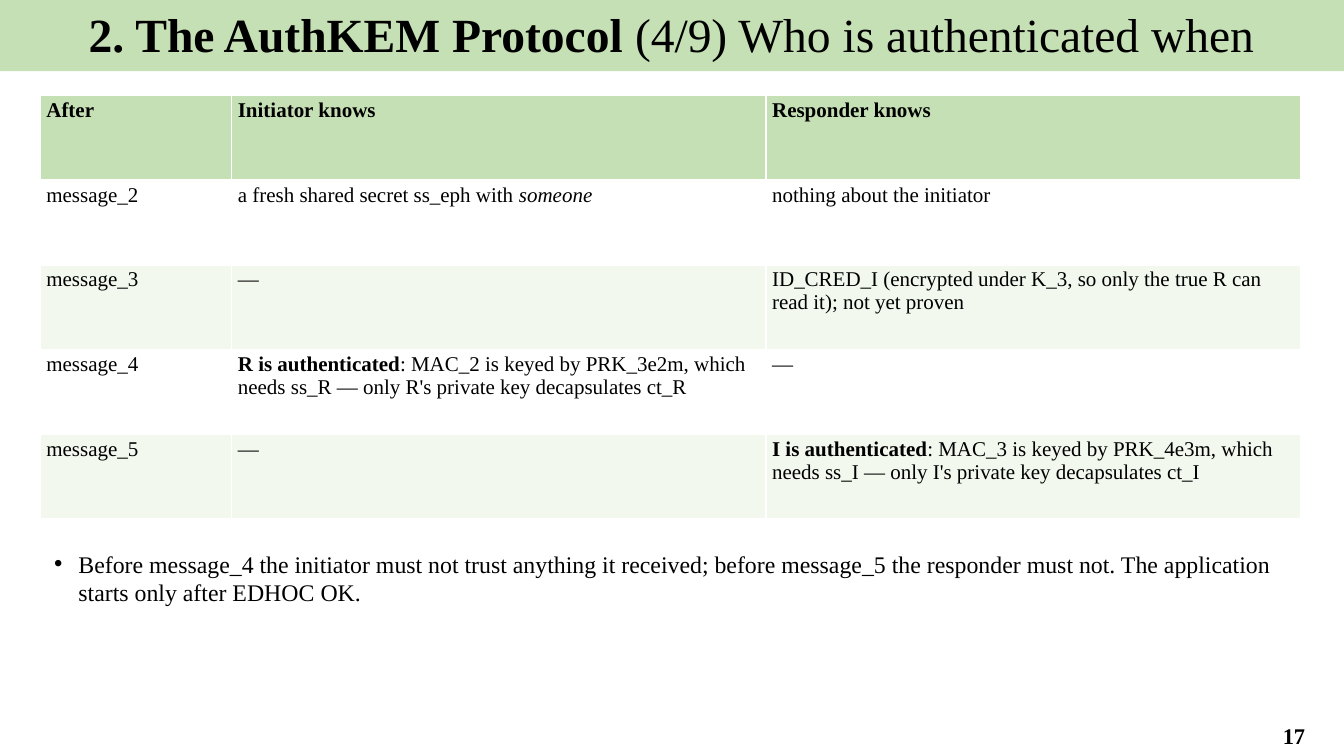
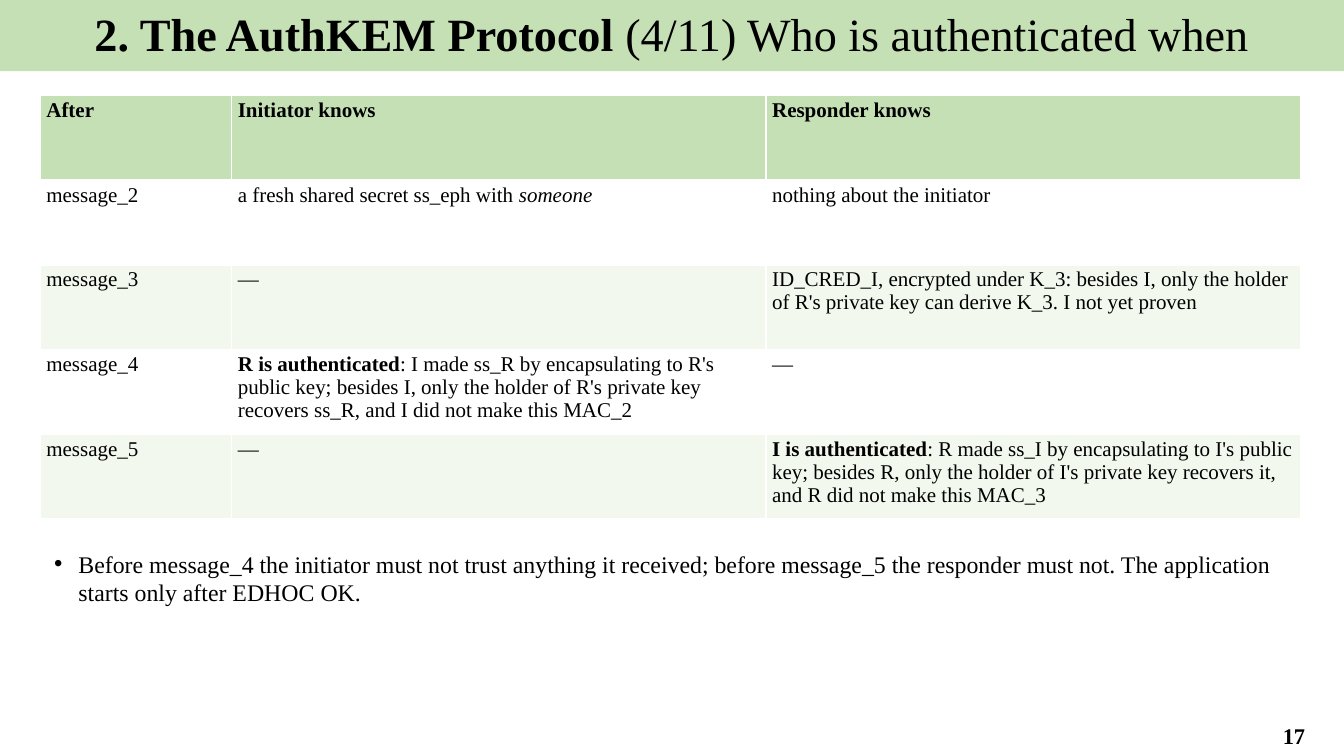
Before and after one commit to Khaiduy/chipyard-edhoc, a slide deck: slide 17 of fpga/sw/export/docs/slides/04_Post-quantum_EDHOC.pptx. Drawn at 1344x756 pixels with LibreOffice and Linux fonts; fonts in the diff are those of the drawing. Boxes give left, top, right and bottom in pixels: in the first picture for what was removed or moved away, otherwise in the second. Text is boxed around its words. In the diff, an @@ line names an element or a change of style, - is before the commit and + after.

```diff
--- a/fpga/sw/export/docs/slides/04_Post-quantum_EDHOC.pptx
+++ b/fpga/sw/export/docs/slides/04_Post-quantum_EDHOC.pptx
@@ text in rectangle at box(94, 19, 1248, 60): text changed; size 34 to 33 pt @@
-2. The AuthKEM Protocol (4/9) Who is authenticated when
+2. The AuthKEM Protocol (4/11) Who is authenticated when
@@ table at box(40, 96, 1301, 519) @@
-row 3, column 3: ID_CRED_I (encrypted under K_3, so only the true R can read it); not yet proven
+row 3, column 3: ID_CRED_I, encrypted under K_3: besides I, only the holder of R's private key can derive K_3. I not yet proven
-row 4, column 2: R is authenticated: MAC_2 is keyed by PRK_3e2m, which needs ss_R — only R's private key decapsulates ct_R
+row 4, column 2: R is authenticated: I made ss_R by encapsulating to R's public key; besides I, only the holder of R's private key recovers ss_R, and I did not make this MAC_2
-row 5, column 3: I is authenticated: MAC_3 is keyed by PRK_4e3m, which needs ss_I — only I's private key decapsulates ct_I
+row 5, column 3: I is authenticated: R made ss_I by encapsulating to I's public key; besides R, only the holder of I's private key recovers it, and R did not make this MAC_3
```
Also in this commit, not shown: 11 other slides changed, 2 slides added, 13 other files.
